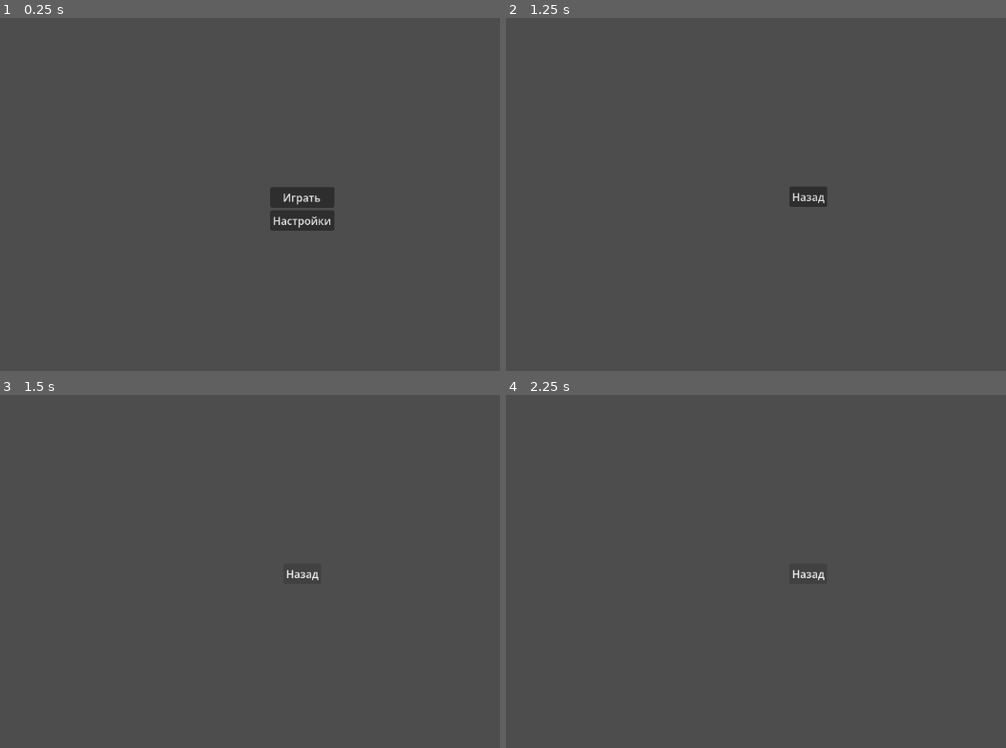
Above: before the commit, frames 1-4 (two rows, left to right).
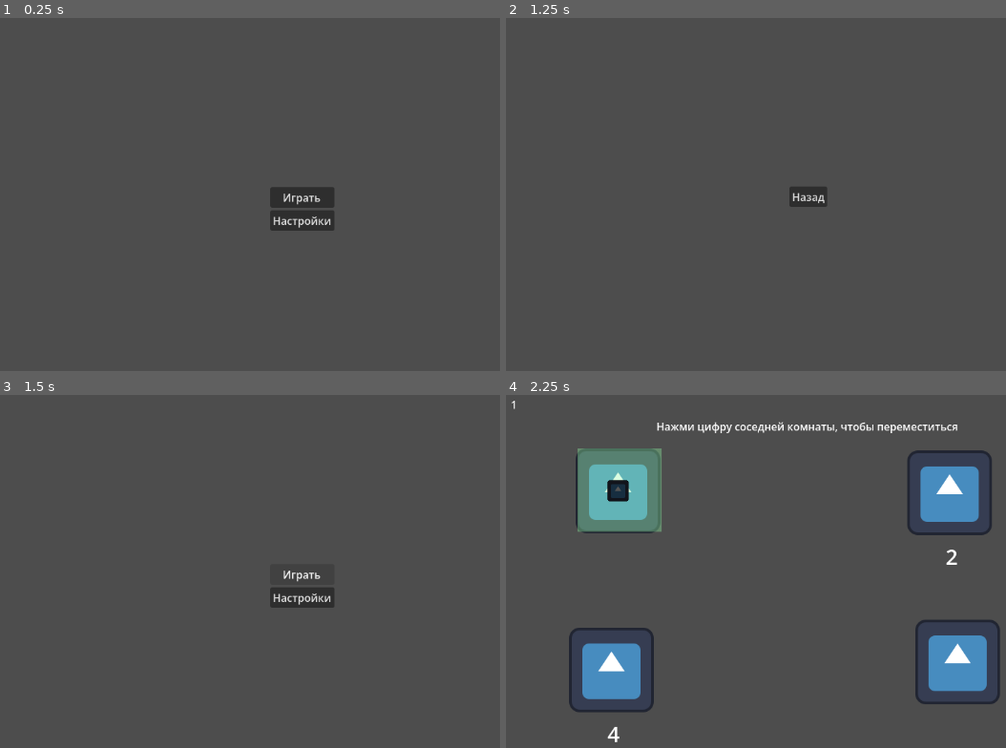
Above: after the commit, the same moments.

Repository: TheGirs0n/room
Game: Godot game, scene res://Assets/Scenes/UI/MainMenu.tscn
The game is run twice, just before and just after one commit, with the same random seed, the same clock (stepped at 60 frames per second) and the same inputs. The engine's default icon, where the game draws it, is replaced by a stand-in: a white triangle on a blue panel in a dark square.
Inputs (mouse positions are in pixels of both pictures, inside the frame that each line leads up to):
- Up to frame 1 (0.25 s): no input
- Up to frame 2 (1.25 s): click "Настройки" at 0.5 s
- Up to frame 3 (1.5 s): click "Назад" at 1.25 s
- Up to frame 4 (2.25 s): click (806, 575) at 2 s, where only the run after the commit has a clickable "Играть"

Frames 1-2 are identical in both runs. In frame 3, 0.8% of the frame differs, in the area x 54-67%, y 49-61%; in frame 4, 12%, in the area x 1-99%, y 1-99%.

Commit message:
fix links

Diff:
--- a/Assets/Scenes/UI/MainMenu.tscn
+++ b/Assets/Scenes/UI/MainMenu.tscn
@@ -1,8 +1,6 @@
 [gd_scene format=3 uid="uid://bicasqmd5o13m"]
 
 [ext_resource type="Script" uid="uid://bbr0iwdsk7khh" path="res://Assets/Scripts/UI/MainMenuUI.gd" id="1_aq6bw"]
-[ext_resource type="PackedScene" uid="uid://dmhhh11mjlcgs" path="res://Assets/Scenes/Main/Level1.tscn" id="2_l65x6"]
-[ext_resource type="PackedScene" uid="uid://dagpa61inee47" path="res://Assets/Scenes/UI/SettingsMenu.tscn" id="3_is7v7"]
 
 [node name="MainMenu" type="Control" unique_id=596721390]
 layout_mode = 3
@@ -12,8 +10,8 @@
 grow_horizontal = 2
 grow_vertical = 2
 script = ExtResource("1_aq6bw")
-first_level = ExtResource("2_l65x6")
-settings_scene = ExtResource("3_is7v7")
+first_level = "uid://cj1k1vje8lxq7"
+settings_scene = "uid://dagpa61inee47"
 
 [node name="VBox" type="VBoxContainer" parent="." unique_id=1959311262]
 layout_mode = 1
--- a/Assets/Scenes/UI/SettingsMenu.tscn
+++ b/Assets/Scenes/UI/SettingsMenu.tscn
@@ -1,7 +1,6 @@
 [gd_scene format=3 uid="uid://dagpa61inee47"]
 
 [ext_resource type="Script" uid="uid://c6mmaw67gi6a8" path="res://Assets/Scripts/UI/SettingsMenu.gd" id="1_yhcg0"]
-[ext_resource type="PackedScene" uid="uid://bicasqmd5o13m" path="res://Assets/Scenes/UI/MainMenu.tscn" id="2_51q66"]
 
 [node name="SettingsMenu" type="Control" unique_id=1333108416]
 layout_mode = 3
@@ -11,7 +10,7 @@
 grow_horizontal = 2
 grow_vertical = 2
 script = ExtResource("1_yhcg0")
-menu_scene = ExtResource("2_51q66")
+menu_scene = "uid://bicasqmd5o13m"
 
 [node name="VBoxContainer" type="VBoxContainer" parent="." unique_id=1657633523]
 layout_mode = 1
--- a/Assets/Scenes/UI/WinScreenUI.tscn
+++ b/Assets/Scenes/UI/WinScreenUI.tscn
@@ -1,8 +1,6 @@
 [gd_scene format=3 uid="uid://b67qdhkwo64yc"]
 
 [ext_resource type="Script" uid="uid://bnosh48utlg0s" path="res://Assets/Scripts/UI/WinScreenUi.gd" id="1_rufhu"]
-[ext_resource type="PackedScene" uid="uid://bicasqmd5o13m" path="res://Assets/Scenes/UI/MainMenu.tscn" id="2_gxk4s"]
-[ext_resource type="PackedScene" uid="uid://dmhhh11mjlcgs" path="res://Assets/Scenes/Main/Level1.tscn" id="3_nv7ec"]
 
 [node name="WinScreenUi" type="Control" unique_id=1089906874]
 layout_mode = 3
@@ -12,8 +10,8 @@
 grow_horizontal = 2
 grow_vertical = 2
 script = ExtResource("1_rufhu")
-menu_scene = ExtResource("2_gxk4s")
-first_level = ExtResource("3_nv7ec")
+menu_scene = "uid://bicasqmd5o13m"
+first_level = "uid://cj1k1vje8lxq7"
 
 [node name="TextureRect" type="TextureRect" parent="." unique_id=1813187302]
 layout_mode = 1
--- a/Assets/Scripts/UI/MainMenuUI.gd
+++ b/Assets/Scripts/UI/MainMenuUI.gd
@@ -1,11 +1,8 @@
 extends Control
 class_name MainMenuUI
 
-@export var first_level: PackedScene
-@export var settings_scene: PackedScene
-
-@onready var play_button: Button = $VBox/PlayButton
-@onready var settings_button: Button = $VBox/SettingsButton
+@export_file("*.tscn") var first_level: String
+@export_file("*.tscn") var settings_scene: String
 
 
 func _ready() -> void:
@@ -13,10 +10,10 @@
 
 
 func _on_play() -> void:
-	if first_level:
-		get_tree().change_scene_to_packed(first_level)
+	if first_level != "":
+		get_tree().change_scene_to_file(first_level)
 
 
 func _on_settings() -> void:
-	if settings_scene:
-		get_tree().change_scene_to_packed(settings_scene)
+	if settings_scene != "":
+		get_tree().change_scene_to_file(settings_scene)
--- a/Assets/Scripts/UI/SettingsMenu.gd
+++ b/Assets/Scripts/UI/SettingsMenu.gd
@@ -1,9 +1,7 @@
 extends Control
 class_name SettingsMenu
 
-@export var menu_scene: PackedScene
-
-@onready var back_button: Button = $VBox/BackButton
+@export_file("*.tscn") var menu_scene: String
 
 
 func _ready() -> void:
@@ -11,5 +9,5 @@
 
 
 func _on_back() -> void:
-	if menu_scene:
-		get_tree().change_scene_to_packed(menu_scene)
+	if menu_scene != "":
+		get_tree().change_scene_to_file(menu_scene)
--- a/Assets/Scripts/UI/WinScreenUi.gd
+++ b/Assets/Scripts/UI/WinScreenUi.gd
@@ -1,11 +1,8 @@
 extends Control
 class_name WinScreen
 
-@export var menu_scene: PackedScene
-@export var first_level: PackedScene
-
-@onready var menu_button: Button = $VBox/MenuButton
-@onready var restart_button: Button = $VBox/RestartButton
+@export_file("*.tscn") var menu_scene: String
+@export_file("*.tscn") var first_level: String
 
 
 func _ready() -> void:
@@ -13,10 +10,10 @@
 
 
 func _on_menu() -> void:
-	if menu_scene:
-		get_tree().change_scene_to_packed(menu_scene)
+	if menu_scene != "":
+		get_tree().change_scene_to_file(menu_scene)
 
 
 func _on_restart() -> void:
-	if first_level:
-		get_tree().change_scene_to_packed(first_level)
+	if first_level != "":
+		get_tree().change_scene_to_file(first_level)
